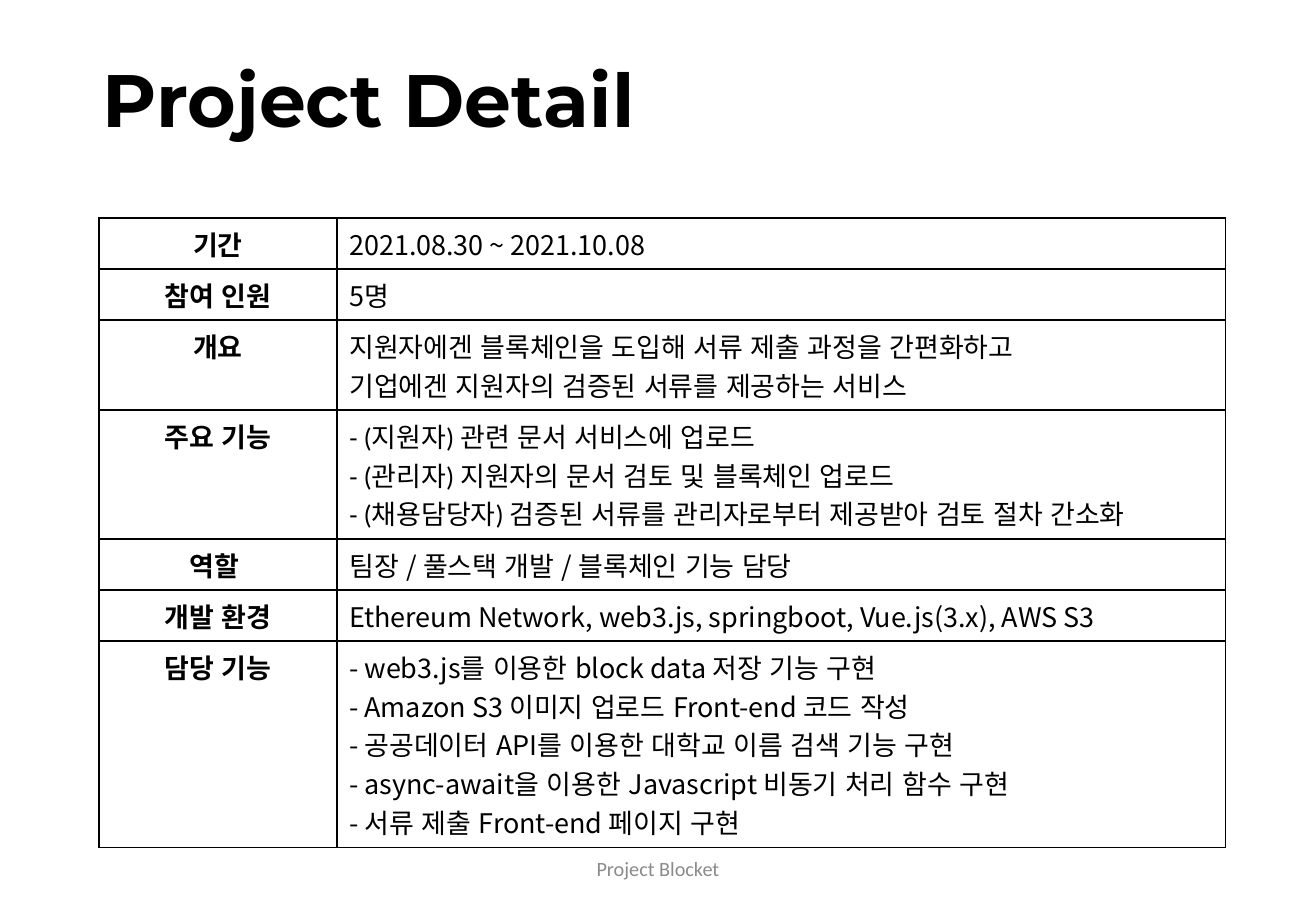
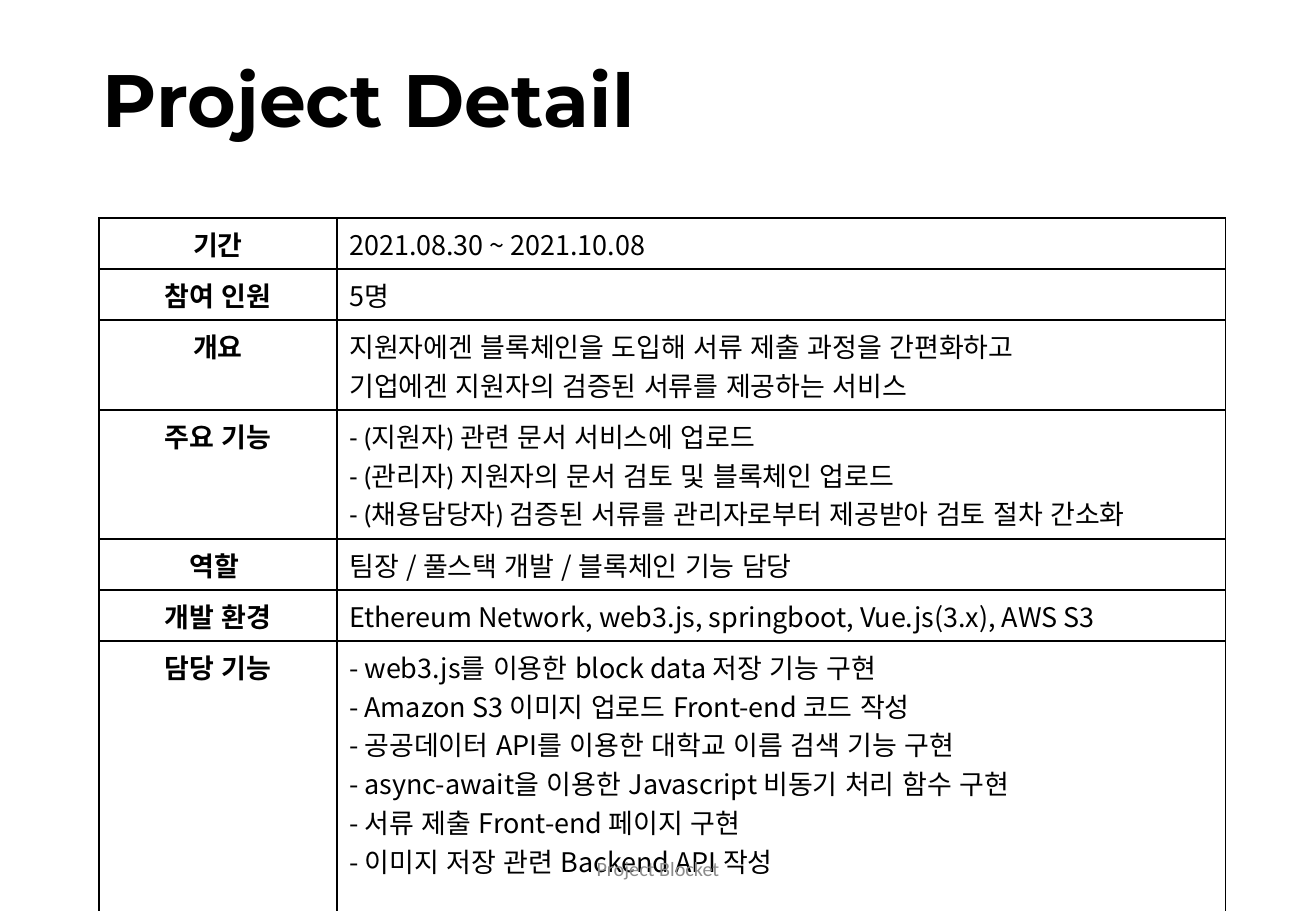
Before and after one commit to tofan0412/Algorithm, a slide deck: slide 16 of 취준/조웅현_프로젝트포트폴리오.pptx. Drawn at 1316x911 pixels with LibreOffice and Linux fonts; fonts in the diff are those of the drawing. Boxes give left, top, right and bottom in pixels: in the first picture for what was removed or moved away, otherwise in the second. Text is boxed around its words. In the diff, an @@ line names an element or a change of style, - is before the commit and + after.

```diff
--- a/취준/조웅현_프로젝트포트폴리오.pptx
+++ b/취준/조웅현_프로젝트포트폴리오.pptx
@@ table at <box>98,218,1225,883</box> @@
-row 7, column 2: - web3.js를 이용한 block data 저장 기능 구현 / - Amazon S3 이미지 업로드 Front-end 코드 작성 / - 공공데이터 API를 이용한 대학교 이름 검색 기능 구현 / - async-await을 이용한 Javascript 비동기 처리 함수 구현 / - 서류 제출 Front-end 페이지 구현
+row 7, column 2: - web3.js를 이용한 block data 저장 기능 구현 / - Amazon S3 이미지 업로드 Front-end 코드 작성 / - 공공데이터 API를 이용한 대학교 이름 검색 기능 구현 / - async-await을 이용한 Javascript 비동기 처리 함수 구현 / - 서류 제출 Front-end 페이지 구현 / - 이미지 저장 관련 Backend API 작성
```
Also in this commit, not shown: 16 other slides changed, 3 other files.
